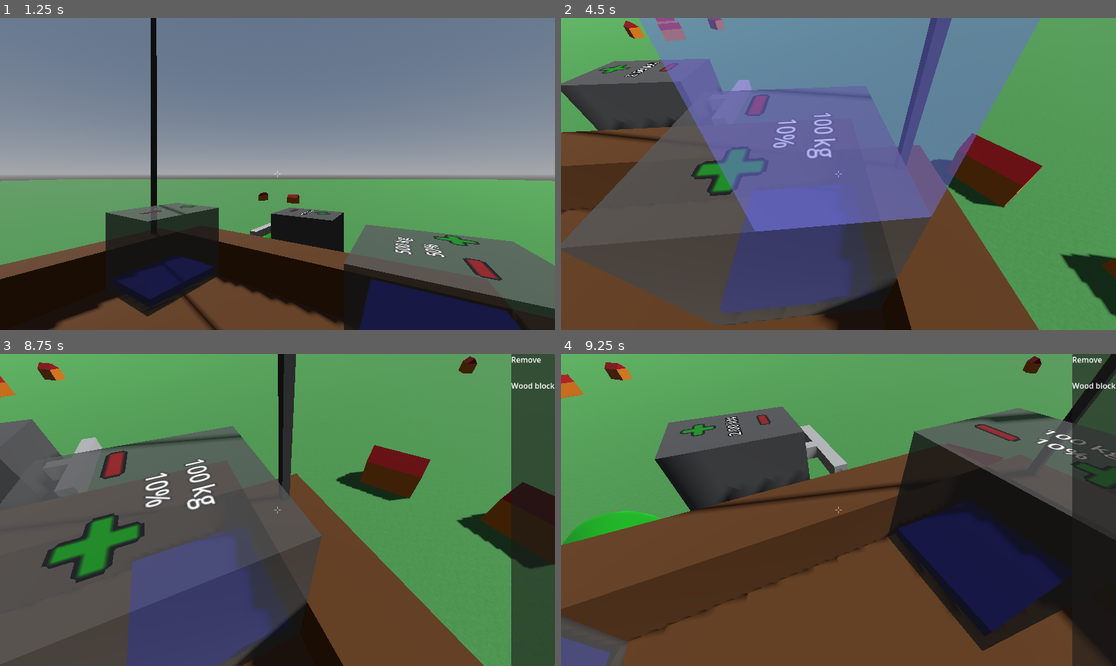
Above: before the commit, frames 1-4 (two rows, left to right).
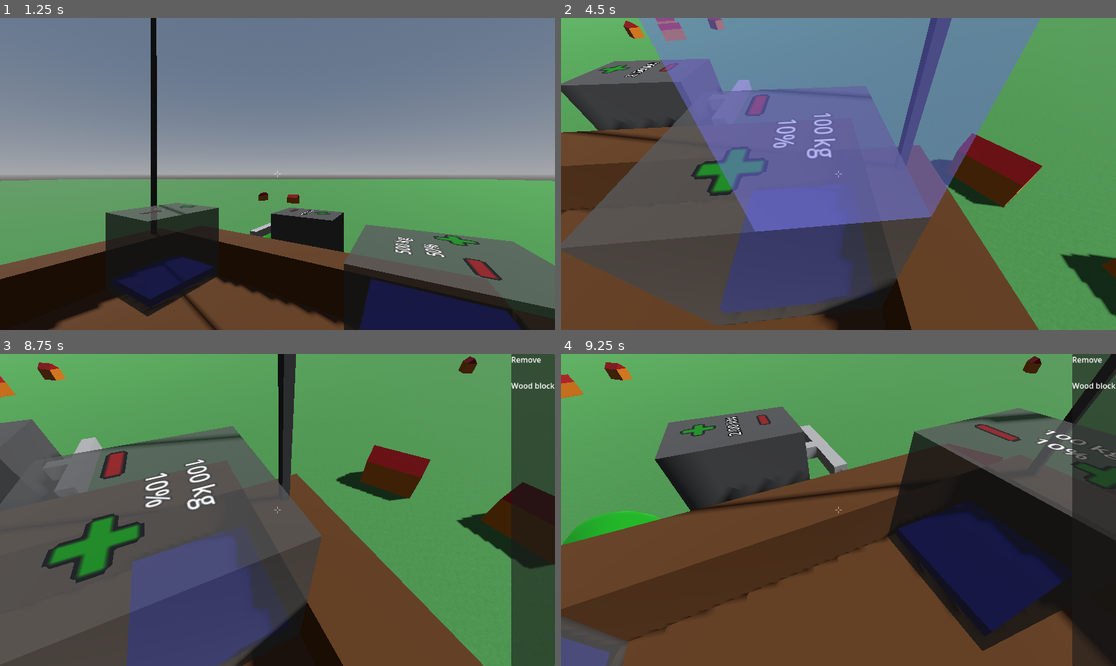
Above: after the commit, the same moments.

Repository: jmdejong/airships
Game: Godot game, scene res://scenes/world.tscn
Same seed, same stepped clock (60 frames per second), same inputs: the game is played once before the commit and once after it.
Inputs (mouse positions are in pixels of both pictures, inside the frame that each line leads up to):
- Up to frame 1 (1.25 s): move the mouse to (399, 158) at 0.52 s; hold D (right) from 0.53 s (still down); click (399, 158) at 0.6 s
- Up to frame 2 (4.5 s): move the mouse to (810, 174) at 1.27 s; release D (right) at 1.28 s; hold W (forwards) from 1.28 s (still down); tap Shift (sprint) at 1.35, 4.35 s; move the mouse to (849, 167) at 2.02 s; tap B (toggle_build) at 2.1 s; move the mouse to (1093, 55) at 2.77 s; tap G (toggle_gravity) at 2.85 s; click (1093, 55) at 2.92 s; move the mouse to (877, 177) at 3.52 s; click (877, 177) at 3.6 s; move the mouse to (794, 170) at 4.27 s
- Up to frame 3 (8.75 s): move the mouse to (283, 510) at 5.02 s; tap B (toggle_build) at 5.1, 8.1 s; click (283, 510) at 5.17 s; move the mouse to (255, 503) at 5.77 s; release W (forwards) at 5.78 s; hold D (right) 5.78-6.53 s; tap G (toggle_gravity) at 5.85 s; move the mouse to (305, 510) at 6.52 s; hold W (forwards) from 6.53 s (still down); click (305, 510) at 6.6 s; move the mouse to (249, 510) at 7.27 s; tap Shift (sprint) at 7.35 s; click (249, 510) at 7.42 s; move the mouse to (288, 503) at 8.02 s
- Up to frame 4 (9.25 s): move the mouse to (810, 572) at 8.77 s; release W (forwards) at 8.78 s; hold A (left) from 8.78 s (still down); tap G (toggle_gravity) at 8.85 s

Frame 1 is identical in both runs. In frame 2, less than 0.1% of the frame differs, in the area x 0-86%, y 12-99%; in frame 3, 0.1%; in frame 4, 0.1%, in the area x 0-100%, y 3-100%.

Commit message:
try zones

Diff:
--- a/project.godot
+++ b/project.godot
@@ -91,6 +91,7 @@
 
 [layer_names]
 
+3d_physics/layer_6="Zones"
 3d_physics/layer_7="BuildAttach"
 3d_physics/layer_8="clickable"
 3d_physics/layer_16="Layer 16"
--- a/scenes/airship.tscn
+++ b/scenes/airship.tscn
@@ -143,9 +143,10 @@
 visible = false
 mesh = SubResource("PrismMesh_iu160")
 
-[node name="SphereOfInfluence" type="Area3D" parent="."]
-visible = false
+[node name="ZoneOfInfluence" type="Area3D" parent="."]
+collision_layer = 32
+collision_mask = 0
 
-[node name="CollisionShape3D" type="CollisionShape3D" parent="SphereOfInfluence"]
+[node name="CollisionShape3D" type="CollisionShape3D" parent="ZoneOfInfluence"]
 transform = Transform3D(1, 0, 0, 0, 1, 0, 0, 0, 1, 0, 13, 0)
 shape = SubResource("BoxShape3D_17pty")
--- a/scenes/player.tscn
+++ b/scenes/player.tscn
@@ -11,6 +11,9 @@
 [sub_resource type="LabelSettings" id="LabelSettings_g2els"]
 font_color = Color(1, 1, 1, 0.666667)
 outline_color = Color(0, 0, 0, 0.8)
+
+[sub_resource type="SphereShape3D" id="SphereShape3D_qhqgy"]
+radius = 0.25
 
 [node name="Player" type="CharacterBody3D"]
 collision_layer = 2
@@ -85,5 +88,12 @@
 [node name="BuildTab" parent="." instance=ExtResource("3_dqkch")]
 visible = false
 
+[node name="ZoneFinder" type="Area3D" parent="."]
+collision_layer = 0
+collision_mask = 32
+
+[node name="CollisionShape3D" type="CollisionShape3D" parent="ZoneFinder"]
+shape = SubResource("SphereShape3D_qhqgy")
+
 [connection signal="select_build" from="BuildTab" to="." method="_on_build_tab_select_build"]
 [connection signal="select_remove" from="BuildTab" to="." method="_on_build_tab_select_remove"]
Not shown: 1 places in scenes/player.tscn that only renumber resources
